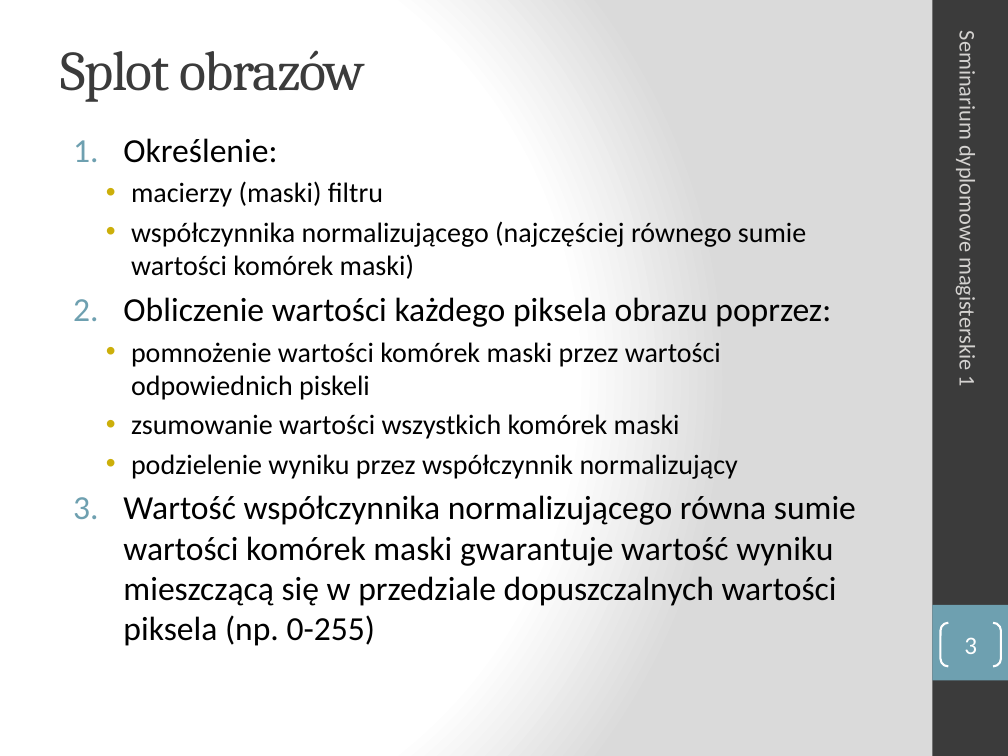
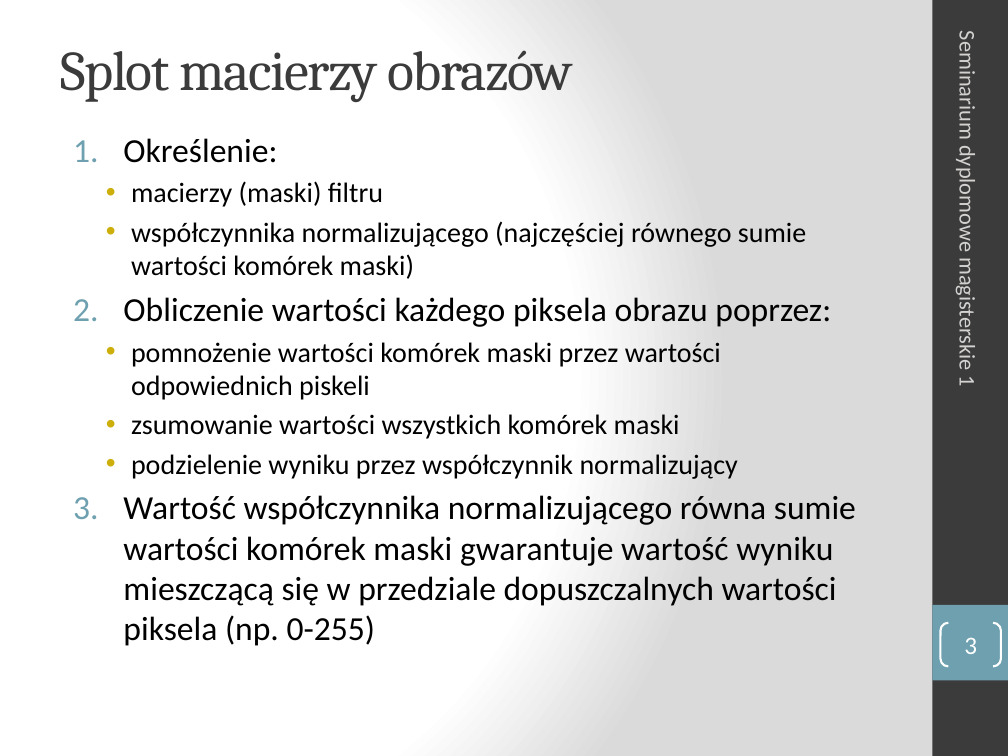
Before and after one commit to turekj/msc, a slide deck: slide 3 of Placeholder/seminar1/prezentacja/sdm1_Aniserowicz_Michal.pptx. Drawn at 1008x756 pixels with LibreOffice and Linux fonts; fonts in the diff are those of the drawing. Boxes give left, top, right and bottom in pixels: in the first picture for what was removed or moved away, otherwise in the second. Text is boxed around its words. In the diff, an @@ line names an element or a change of style, - is before the commit and + after.

```diff
--- a/Placeholder/seminar1/prezentacja/sdm1_Aniserowicz_Michal.pptx
+++ b/Placeholder/seminar1/prezentacja/sdm1_Aniserowicz_Michal.pptx
@@ title at (60,50,573,102): text changed @@
-Splot obrazów
+Splot macierzy obrazów
```
Also in this commit, not shown: 1 other slide changed, 1 slide added, 1 slide removed.
